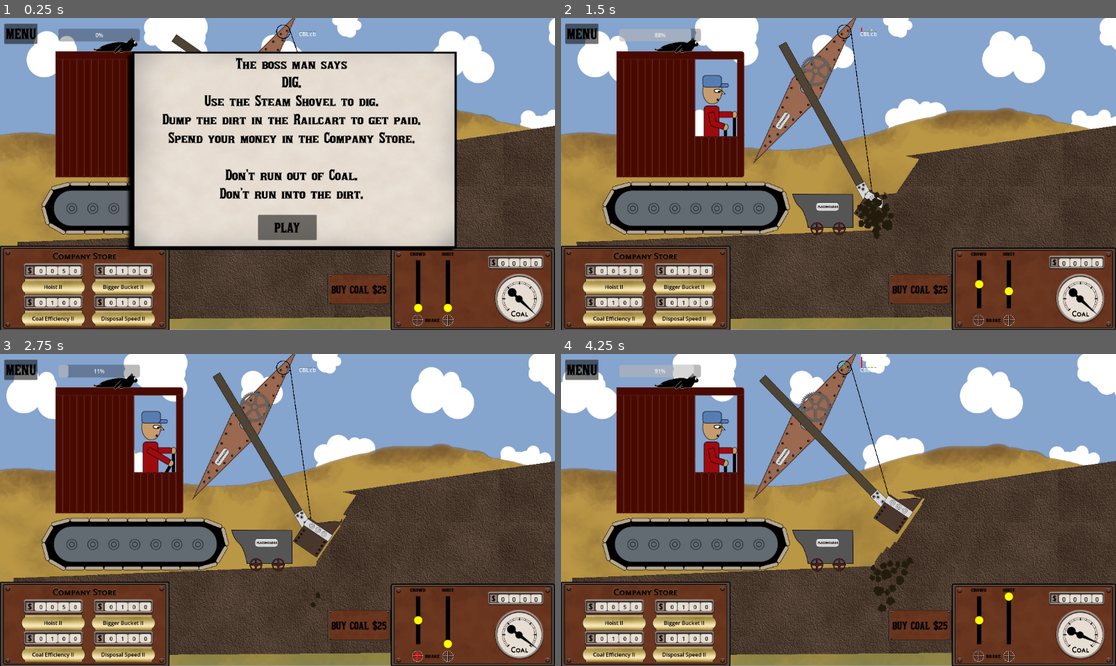
Above: before the commit, frames 1-4 (two rows, left to right).
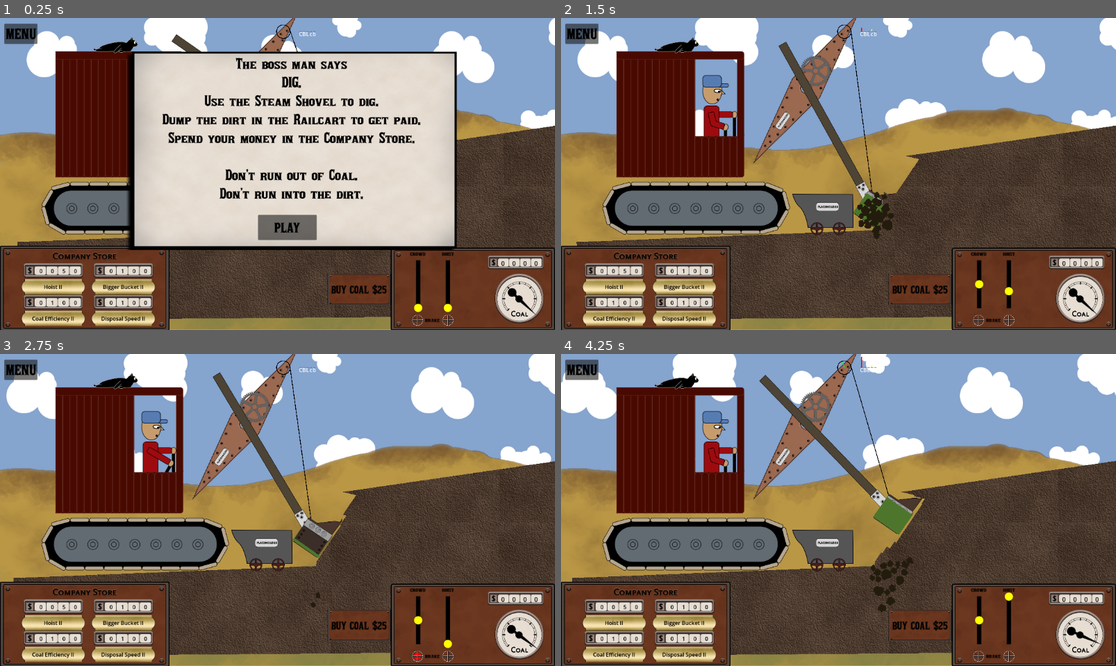
Above: after the commit, the same moments.

Repository: Lobbsterwaffles/Steam-Shov
Game: Godot game, scene res://jonly.tscn
Two runs of this game, one before a commit and one after it. Both use one fixed random seed, a clock stepped at 60 frames per second and the inputs below.
Inputs:
- Up to frame 1 (0.25 s): no input
- Up to frame 2 (1.5 s): click "PLAY" at 0.5 s; hold Q (hoist_up) from 1.28 s (still down); hold B (bucket_release) from 1.28 s (still down)
- Up to frame 3 (2.75 s): release Q (hoist_up) at 2.03 s; release B (bucket_release) at 2.03 s; hold Shift (crowd_brake) from 2.03 s (still down); tap O (crowd_in) at 2.1 s
- Up to frame 4 (4.25 s): release Shift (crowd_brake) at 2.78 s; hold P (crowd_out) 2.78-3.53 s; hold Q (hoist_up) from 2.78 s (still down); tap B (bucket_release) at 3.6 s

The runs differ from the first frame. In frame 1, 0.6% of the frame differs, in the area x 10-26%, y 3-8%; in frame 2, 0.7%; in frame 3, 0.8%; in frame 4, 1.1%, in the area x 10-64%, y 3-58%.

Commit message:
bucketbar

Diff:
--- a/jonly.tscn
+++ b/jonly.tscn
@@ -122,6 +122,9 @@
 [sub_resource type="RectangleShape2D" id="RectangleShape2D_gna47"]
 size = Vector2(84.627, 85.11789)
 
+[sub_resource type="StyleBoxFlat" id="StyleBoxFlat_t32kh"]
+bg_color = Color(0.30251142, 0.46158487, 0.17238039, 1)
+
 [sub_resource type="RectangleShape2D" id="RectangleShape2D_xpitp"]
 size = Vector2(82.823425, 20)
 
@@ -306,6 +309,16 @@
 unique_name_in_owner = true
 polygon = PackedVector2Array(37.727417, -97.367645, 40.10431, 41.490936, -44.899475, 42.38684, -45.83954, -42.366455, -23.602234, -73.49231)
 
+[node name="bucket_gauge" type="ProgressBar" parent="crowd/scoop" unique_id=561358267]
+unique_name_in_owner = true
+offset_left = -48.34973
+offset_top = 41.132763
+offset_right = 30.650269
+offset_bottom = 134.13275
+rotation = -1.5707964
+theme_override_styles/fill = SubResource("StyleBoxFlat_t32kh")
+show_percentage = false
+
 [node name="door" type="RigidBody2D" parent="crowd/scoop" unique_id=1328115678]
 unique_name_in_owner = true
 position = Vector2(-2.22822, 32.032864)
@@ -396,13 +409,6 @@
 [node name="dirtparent" type="Node2D" parent="." unique_id=2089694070]
 unique_name_in_owner = true
 position = Vector2(232, 584)
-
-[node name="bucket_gauge" type="ProgressBar" parent="." unique_id=561358267]
-unique_name_in_owner = true
-offset_left = -320.0
-offset_top = 32.0
-offset_right = -78.0
-offset_bottom = 69.5
 
 [node name="eyes" type="Node2D" parent="." unique_id=1213992888]
 position = Vector2(-29, 216)
